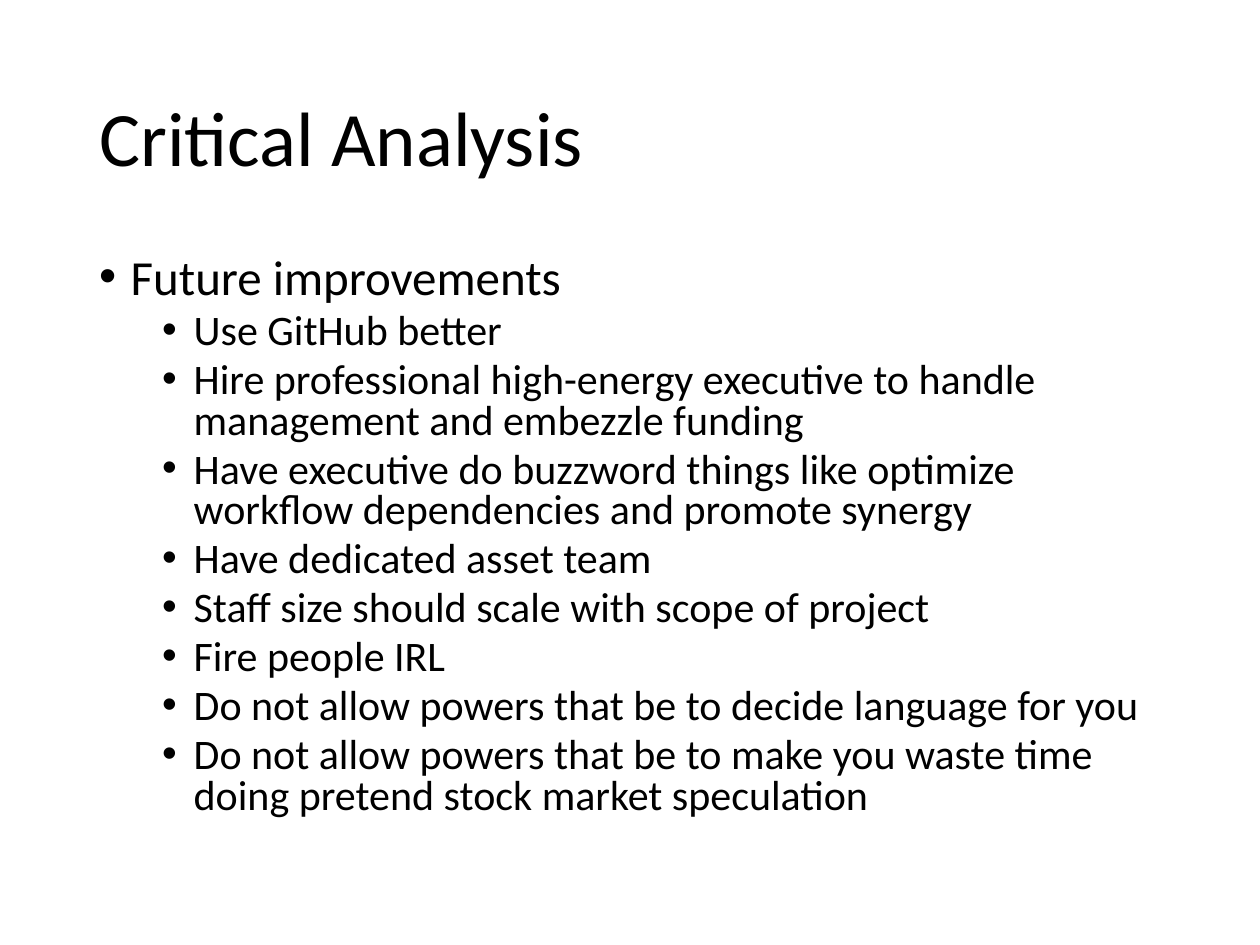
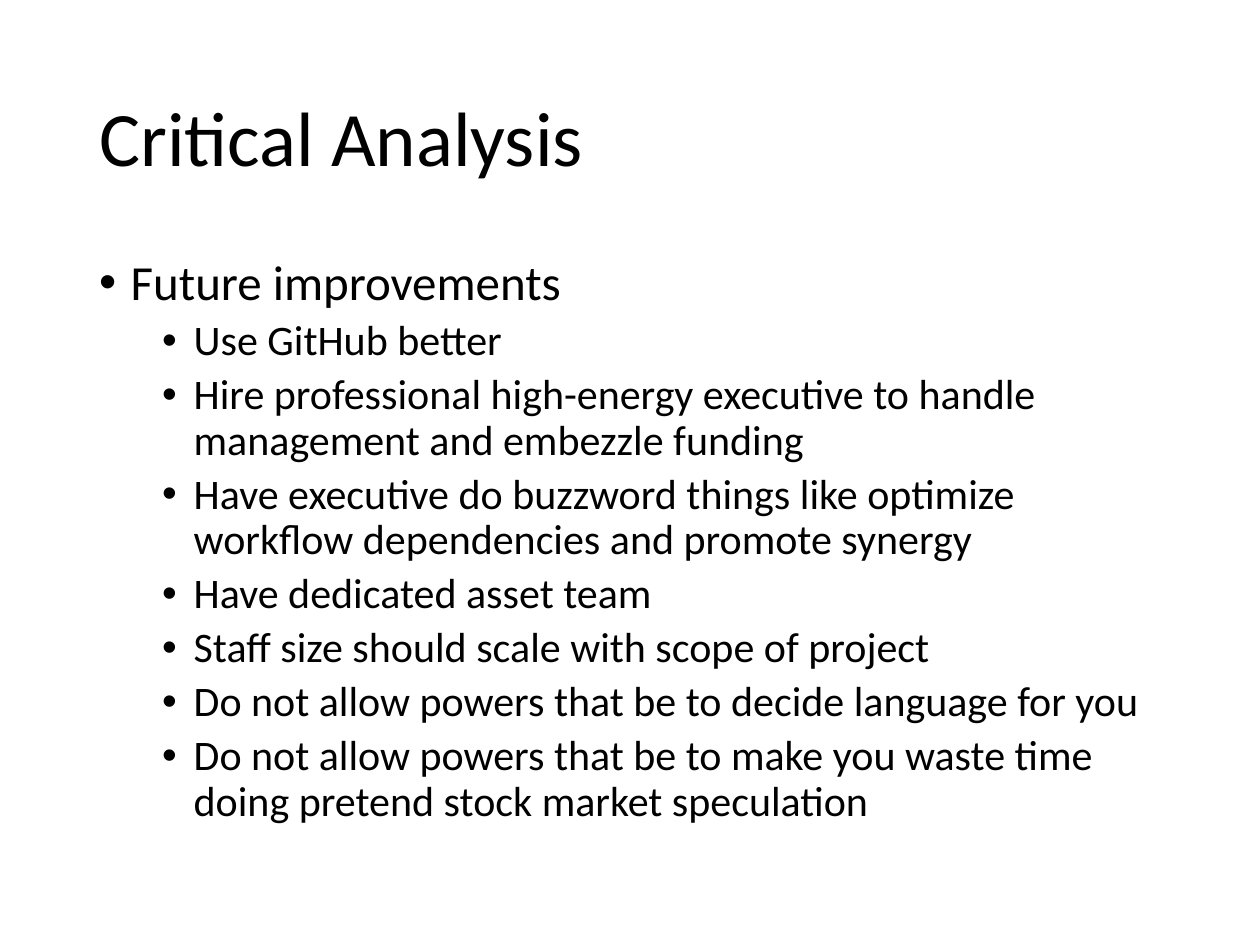
Before and after one commit to Team-Participation/Two_Weeks_Notice, a slide deck: slide 8 of Two Weeks Notice.pptx. Drawn at 1260x945 pixels with LibreOffice and Linux fonts; fonts in the diff are those of the drawing. Boxes give left, top, right and bottom in pixels: in the first picture for what was removed or moved away, otherwise in the second. Text is boxed around its words. In the diff, an @@ line names an element or a change of style, - is before the commit and + after.

```diff
--- a/Two Weeks Notice.pptx
+++ b/Two Weeks Notice.pptx
@@ text "Future improvements" at (131,266,1138,824): line spacing 0.8 to 0.9 @@
@@ text at (194,641,445,678): paragraph removed @@
-  • Fire people IRL
```
